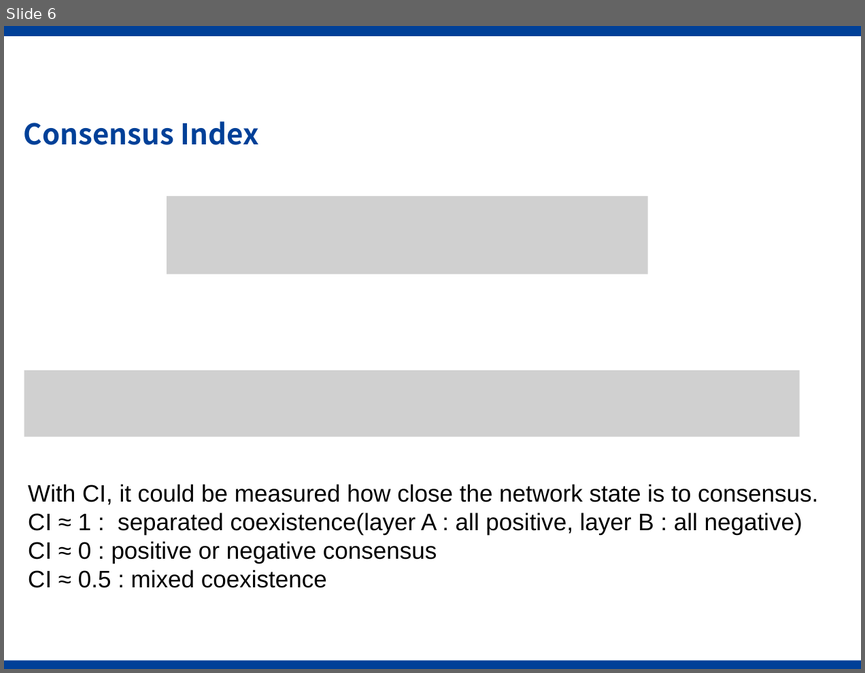
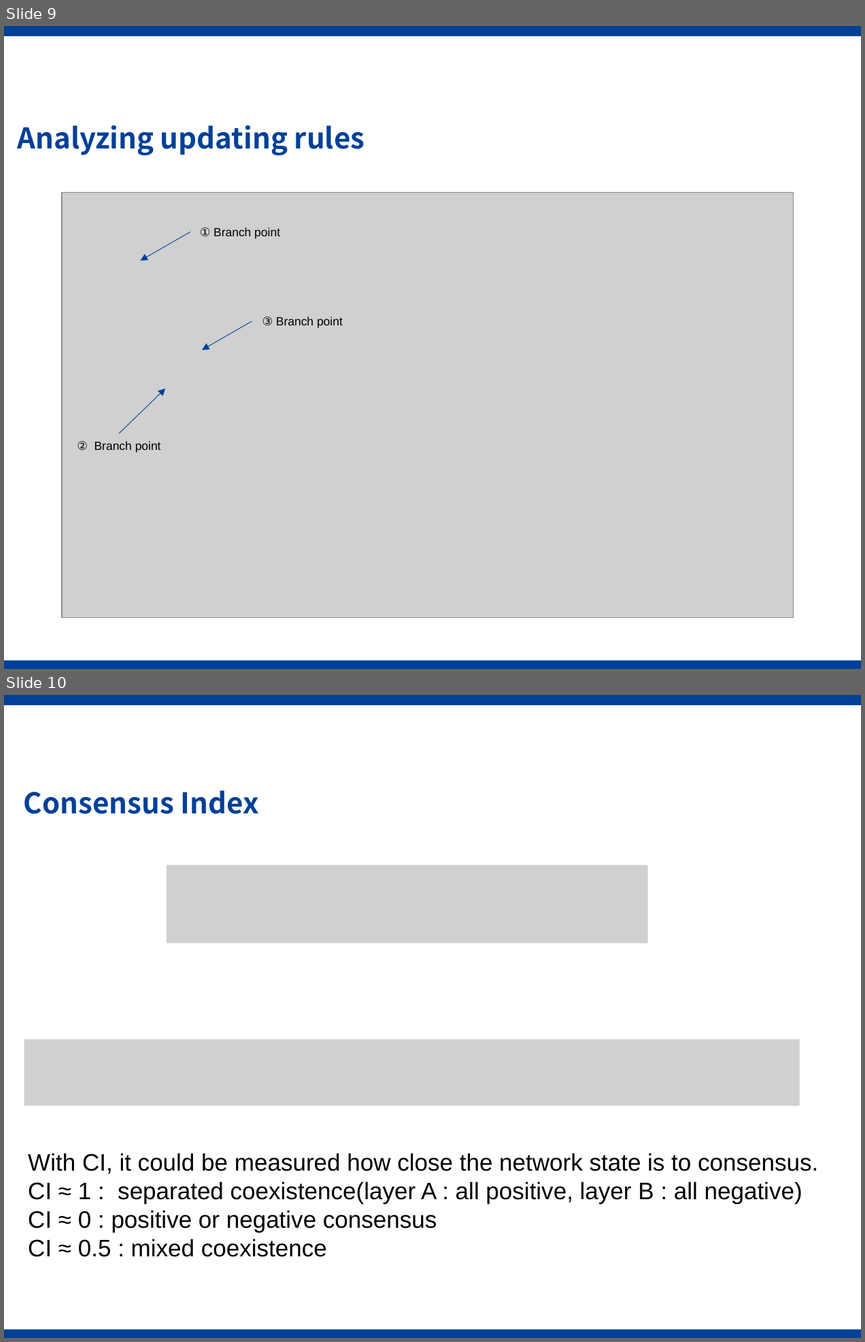
Before and after one commit to leighsix/thesisgit, a slide deck: progress12.pptx. Shown one above the other, each under a label of ours: slide 6 before the commit, slides 9 and 10 after it. The pictures are 865x673 and 865x1342 pixels, drawn with LibreOffice and Linux fonts; fonts in the diff are those of the drawing; grey boxes stand for pictures; background and template pictures are left out. Boxes give left, top, right and bottom in pixels: in the first picture for what was removed or moved away, otherwise in the second. Text is boxed around its words. In the diff, an @@ line names an element or a change of style, - is before the commit and + after.

```diff
--- a/progress12.pptx
+++ b/progress12.pptx
@@ slide 9 added at <box>4,26,861,669</box>, background #FFFFFF; not listed: 2 template elements that a slide beside it also shows @@
@@ title added at <box>17,125,365,156</box>, 24 pt, text #004098, bold @@
+Analyzing updating rules
@@ picture added at <box>61,192,793,617</box> @@
@@ text added at <box>200,227,280,239</box>, 10 pt, text #000000 @@
+① Branch point
@@ arrow added from (190, 231) to (140, 261), #004098 0.5 pt @@
@@ arrow added from (252, 320) to (202, 350), #004098 0.5 pt @@
@@ text added at <box>262,316,343,328</box>, 10 pt, text #000000 @@
+③ Branch point
@@ arrow added from (119, 433) to (165, 388), #004098 0.5 pt @@
@@ text added at <box>77,441,161,452</box>, 10 pt, text #000000 @@
+② Branch point
@@ what was slide 6 is now slide 10 @@
```
Also in this commit, not shown: 2 slides changed, 3 other slides added, 4 slides removed.
